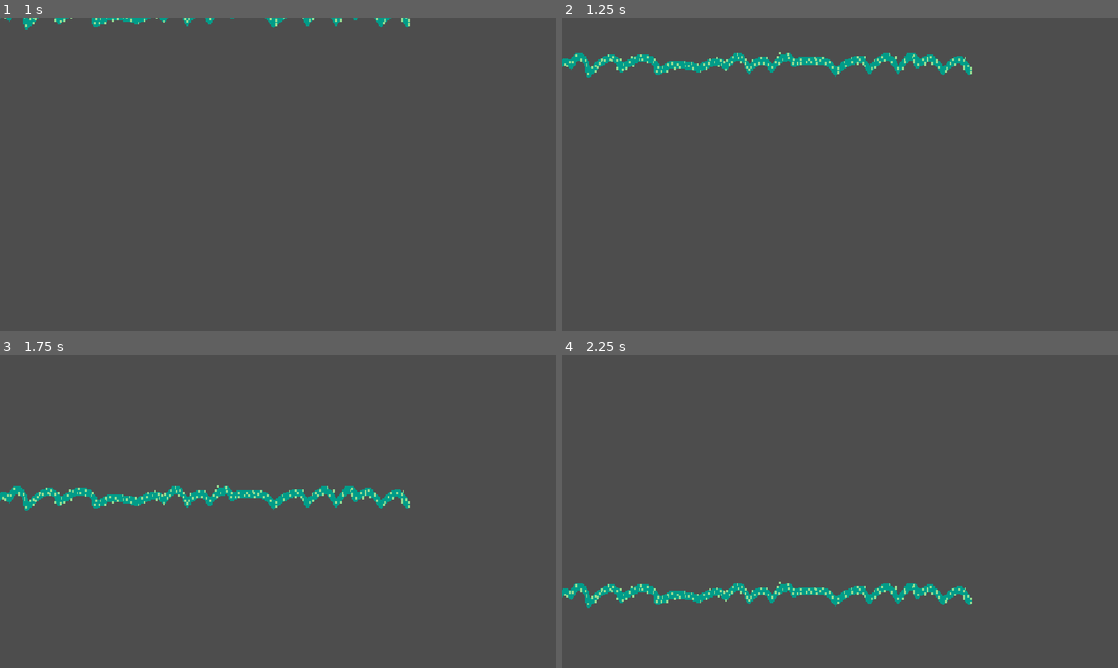
Above: before the commit, frames 1-4 (two rows, left to right).
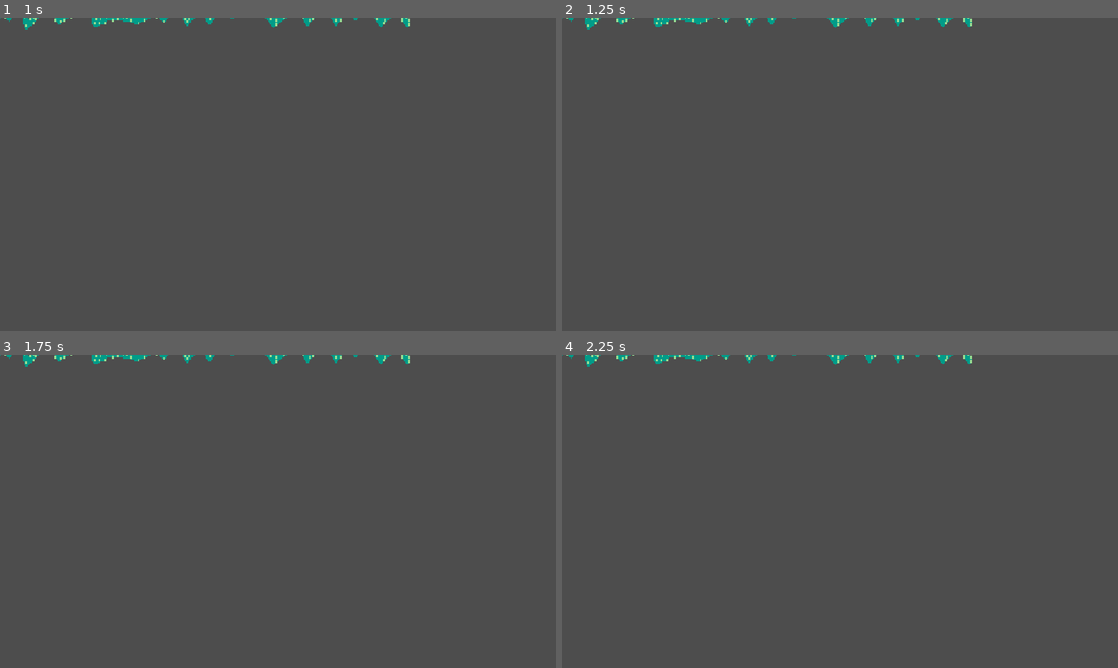
Above: after the commit, the same moments.

Repository: drawingdraco/Swing-around-the-Rosie
Game: Godot game, scene res://Scenes/Vinewabe.tscn
Two runs of this game, one before a commit and one after it. Both use one fixed random seed, a clock stepped at 60 frames per second and the inputs below. This scene is started directly instead of the project's main scene.
Inputs (mouse positions are in pixels of both pictures, inside the frame that each line leads up to):
- Up to frame 1 (1 s): tap Enter at 0.5 s; move the mouse to (400, 158) at 0.52 s; hold Right (move_right) from 0.53 s (still down); tap Space (dodge) at 0.6 s; click (400, 158) at 0.67 s
- Up to frame 2 (1.25 s): keep holding Right (move_right)
- Up to frame 3 (1.75 s): move the mouse to (166, 527) at 1.27 s; release Right (move_right) at 1.28 s; hold S (move_down) from 1.28 s (still down); click (166, 527) at 1.35 s
- Up to frame 4 (2.25 s): move the mouse to (895, 442) at 2.02 s; release S (move_down) at 2.03 s; hold Right (move_right) from 2.03 s (still down); tap Space (dodge) at 2.1 s

Frame 1 is identical in both runs. In frame 2, 2.7% of the frame differs, in the area x 0-74%, y 0-20%; in frame 3, 2.8%, in the area x 0-74%, y 0-50%; in frame 4, 2.7%.
Error after the commit: Invalid assignment of property or key 'visible' with value of type 'bool' on a base object of type 'null instance'. (res://Scripts/vinewabe.gd:7)

Commit message:
v1.1
>homing seeds speed changed from 500 -> 400
>players hitbox is now a circle and smaller (should be able to move against plant better)
>scythe invincibility changed from .5 seconds to .75
>health given black outline for better visibility
>created a warning popup for vine wave

Diff:
--- a/Scenes/Garden.tscn
+++ b/Scenes/Garden.tscn
@@ -10,6 +10,7 @@
 [ext_resource type="Texture2D" uid="uid://cuh35xpmiik3v" path="res://bar.svg" id="7_0205m"]
 [ext_resource type="Texture2D" uid="uid://0qbo60qnpkdc" path="res://healthbar.svg" id="9_ytob4"]
 [ext_resource type="Script" uid="uid://4gafh123w1f8" path="res://Scenes/rich_text_label.gd" id="10_ytob4"]
+[ext_resource type="Texture2D" uid="uid://c8pljj0hvitly" path="res://warning.svg" id="11_ve2dw"]
 
 [node name="Garden" type="Node" unique_id=629953605]
 
@@ -66,6 +67,15 @@
 offset_top = -323.0
 offset_right = -146.0
 offset_bottom = -234.0
+theme_override_colors/font_outline_color = Color(0, 0, 0, 1)
+theme_override_constants/shadow_outline_size = 1
+theme_override_constants/outline_size = 31
 theme_override_font_sizes/normal_font_size = 57
 text = "health :"
 script = ExtResource("10_ytob4")
+
+[node name="Warning" type="Sprite2D" parent="Camera2D" unique_id=21762361]
+visible = false
+position = Vector2(140, -264)
+scale = Vector2(2.3999999, 2.4)
+texture = ExtResource("11_ve2dw")
--- a/Scenes/Player.tscn
+++ b/Scenes/Player.tscn
@@ -17,14 +17,12 @@
 "speed": 5.0
 }]
 
-[sub_resource type="RectangleShape2D" id="RectangleShape2D_lett3"]
-size = Vector2(22, 39)
+[sub_resource type="CircleShape2D" id="CircleShape2D_16vyi"]
 
 [sub_resource type="RectangleShape2D" id="RectangleShape2D_4ocjq"]
 size = Vector2(29.25, 588.3462)
 
-[sub_resource type="RectangleShape2D" id="RectangleShape2D_gtvoi"]
-size = Vector2(29, 45)
+[sub_resource type="CircleShape2D" id="CircleShape2D_bnmk7"]
 
 [node name="Player" type="CharacterBody2D" unique_id=1811052657]
 script = ExtResource("1_kyqiw")
@@ -35,15 +33,15 @@
 sprite_frames = SubResource("SpriteFrames_4ocjq")
 
 [node name="CollisionShape2D" type="CollisionShape2D" parent="." unique_id=1657703935]
-position = Vector2(0, 0.5)
-shape = SubResource("RectangleShape2D_lett3")
+position = Vector2(0, 13)
+shape = SubResource("CircleShape2D_16vyi")
 
 [node name="rotation point" type="Node2D" parent="." unique_id=682767236]
 scale = Vector2(1, 0.15234375)
 script = ExtResource("3_gntrk")
 
 [node name="Invincibility" type="Timer" parent="rotation point" unique_id=1860079762]
-wait_time = 0.5
+wait_time = 0.75
 one_shot = true
 
 [node name="Timer" type="Timer" parent="rotation point" unique_id=1199623820]
@@ -77,8 +75,8 @@
 monitorable = false
 
 [node name="CollisionShape2D" type="CollisionShape2D" parent="Area2D" unique_id=1201093142]
-position = Vector2(-0.5, 0.5)
-shape = SubResource("RectangleShape2D_gtvoi")
+position = Vector2(0, 13)
+shape = SubResource("CircleShape2D_bnmk7")
 
 [node name="Hit" type="Timer" parent="." unique_id=1191523020]
 
--- a/Scenes/boss.tscn
+++ b/Scenes/boss.tscn
@@ -28,7 +28,7 @@
 size = Vector2(98.7, 81.90001)
 
 [sub_resource type="CircleShape2D" id="CircleShape2D_lett3"]
-radius = 38.053513
+radius = 31.3
 
 [sub_resource type="Curve2D" id="Curve2D_wwfse"]
 _data = {
--- a/Scripts/HomingSeed.gd
+++ b/Scripts/HomingSeed.gd
@@ -1,6 +1,6 @@
 extends CharacterBody2D
 
-var speed : int = 500
+var speed : int = 400
 var direction : Vector2
 var shot = false
 @onready var main = get_node("/root/Garden")
--- a/Scripts/vinewabe.gd
+++ b/Scripts/vinewabe.gd
@@ -1,9 +1,10 @@
 extends CharacterBody2D
 
 var move = false
+@onready var warning = get_node("/root/Garden/Camera2D/Warning")
 # Called when the node enters the scene tree for the first time.
 func _ready() -> void:
-	pass # Replace with function body.
+	warning.visible = true
 
 
 # Called every frame. 'delta' is the elapsed time since the previous frame.
@@ -19,5 +20,6 @@
 
 
 func _on_timer_2_timeout() -> void:
+	warning.visible = false
 	move = true
 	$Timer.start()
--- /dev/null
+++ b/warning.svg
@@ -0,0 +1,249 @@
+<?xml version="1.0" encoding="UTF-8" ?>
+<svg version="1.1" width="364" height="50" xmlns="http://www.w3.org/2000/svg" shape-rendering="crispEdges">
+<rect x="28" y="5" width="7" height="20" fill="#2D282E" />
+<rect x="193" y="5" width="7" height="20" fill="#2D282E" />
+<rect x="27" y="6" width="1" height="10" fill="#2D282E" />
+<rect x="35" y="6" width="1" height="10" fill="#2D282E" />
+<rect x="106" y="6" width="3" height="34" fill="#2D282E" />
+<rect x="192" y="6" width="1" height="10" fill="#2D282E" />
+<rect x="200" y="6" width="1" height="10" fill="#2D282E" />
+<rect x="271" y="6" width="3" height="34" fill="#2D282E" />
+<rect x="338" y="6" width="7" height="20" fill="#2D282E" />
+<rect x="26" y="7" width="1" height="11" fill="#2D282E" />
+<rect x="36" y="7" width="1" height="11" fill="#2D282E" />
+<rect x="105" y="7" width="1" height="32" fill="#2D282E" />
+<rect x="109" y="7" width="1" height="34" fill="#2D282E" />
+<rect x="191" y="7" width="1" height="11" fill="#2D282E" />
+<rect x="201" y="7" width="1" height="11" fill="#2D282E" />
+<rect x="270" y="7" width="1" height="32" fill="#2D282E" />
+<rect x="274" y="7" width="1" height="34" fill="#2D282E" />
+<rect x="337" y="7" width="1" height="10" fill="#2D282E" />
+<rect x="345" y="7" width="1" height="10" fill="#2D282E" />
+<rect x="104" y="8" width="1" height="30" fill="#2D282E" />
+<rect x="110" y="8" width="1" height="32" fill="#2D282E" />
+<rect x="269" y="8" width="1" height="30" fill="#2D282E" />
+<rect x="275" y="8" width="1" height="32" fill="#2D282E" />
+<rect x="336" y="8" width="1" height="11" fill="#2D282E" />
+<rect x="346" y="8" width="1" height="11" fill="#2D282E" />
+<rect x="25" y="9" width="1" height="10" fill="#2D282E" />
+<rect x="37" y="9" width="1" height="11" fill="#2D282E" />
+<rect x="190" y="9" width="1" height="10" fill="#2D282E" />
+<rect x="202" y="9" width="1" height="11" fill="#2D282E" />
+<rect x="335" y="10" width="1" height="10" fill="#2D282E" />
+<rect x="347" y="10" width="1" height="11" fill="#2D282E" />
+<rect x="24" y="11" width="1" height="10" fill="#2D282E" />
+<rect x="38" y="11" width="1" height="10" fill="#2D282E" />
+<rect x="189" y="11" width="1" height="10" fill="#2D282E" />
+<rect x="203" y="11" width="1" height="10" fill="#2D282E" />
+<rect x="334" y="12" width="1" height="10" fill="#2D282E" />
+<rect x="348" y="12" width="1" height="10" fill="#2D282E" />
+<rect x="23" y="13" width="1" height="10" fill="#2D282E" />
+<rect x="39" y="13" width="1" height="10" fill="#2D282E" />
+<rect x="188" y="13" width="1" height="10" fill="#2D282E" />
+<rect x="204" y="13" width="1" height="10" fill="#2D282E" />
+<rect x="333" y="14" width="1" height="10" fill="#2D282E" />
+<rect x="349" y="14" width="1" height="10" fill="#2D282E" />
+<rect x="22" y="15" width="1" height="9" fill="#2D282E" />
+<rect x="40" y="15" width="1" height="9" fill="#2D282E" />
+<rect x="187" y="15" width="1" height="9" fill="#2D282E" />
+<rect x="205" y="15" width="1" height="9" fill="#2D282E" />
+<rect x="27" y="16" width="1" height="18" fill="#DBD991" />
+<rect x="35" y="16" width="1" height="18" fill="#DBD991" />
+<rect x="192" y="16" width="1" height="18" fill="#DBD991" />
+<rect x="200" y="16" width="1" height="18" fill="#DBD991" />
+<rect x="332" y="16" width="1" height="9" fill="#2D282E" />
+<rect x="350" y="16" width="1" height="9" fill="#2D282E" />
+<rect x="21" y="17" width="1" height="9" fill="#2D282E" />
+<rect x="41" y="17" width="1" height="9" fill="#2D282E" />
+<rect x="186" y="17" width="1" height="9" fill="#2D282E" />
+<rect x="206" y="17" width="1" height="9" fill="#2D282E" />
+<rect x="337" y="17" width="1" height="18" fill="#DBD991" />
+<rect x="345" y="17" width="1" height="18" fill="#DBD991" />
+<rect x="26" y="18" width="1" height="16" fill="#DBD991" />
+<rect x="36" y="18" width="1" height="16" fill="#DBD991" />
+<rect x="191" y="18" width="1" height="16" fill="#DBD991" />
+<rect x="201" y="18" width="1" height="16" fill="#DBD991" />
+<rect x="331" y="18" width="1" height="9" fill="#2D282E" />
+<rect x="351" y="18" width="1" height="9" fill="#2D282E" />
+<rect x="20" y="19" width="1" height="20" fill="#2D282E" />
+<rect x="25" y="19" width="1" height="15" fill="#DBD991" />
+<rect x="42" y="19" width="1" height="9" fill="#2D282E" />
+<rect x="185" y="19" width="1" height="20" fill="#2D282E" />
+<rect x="190" y="19" width="1" height="15" fill="#DBD991" />
+<rect x="207" y="19" width="1" height="9" fill="#2D282E" />
+<rect x="336" y="19" width="1" height="16" fill="#DBD991" />
+<rect x="346" y="19" width="1" height="16" fill="#DBD991" />
+<rect x="37" y="20" width="1" height="14" fill="#DBD991" />
+<rect x="202" y="20" width="1" height="14" fill="#DBD991" />
+<rect x="330" y="20" width="1" height="20" fill="#2D282E" />
+<rect x="335" y="20" width="1" height="15" fill="#DBD991" />
+<rect x="352" y="20" width="1" height="9" fill="#2D282E" />
+<rect x="19" y="21" width="1" height="18" fill="#2D282E" />
+<rect x="24" y="21" width="1" height="13" fill="#DBD991" />
+<rect x="38" y="21" width="1" height="13" fill="#DBD991" />
+<rect x="43" y="21" width="1" height="18" fill="#2D282E" />
+<rect x="117" y="21" width="3" height="8" fill="#2D282E" />
+<rect x="184" y="21" width="1" height="18" fill="#2D282E" />
+<rect x="189" y="21" width="1" height="13" fill="#DBD991" />
+<rect x="203" y="21" width="1" height="13" fill="#DBD991" />
+<rect x="208" y="21" width="1" height="18" fill="#2D282E" />
+<rect x="282" y="21" width="3" height="8" fill="#2D282E" />
+<rect x="347" y="21" width="1" height="14" fill="#DBD991" />
+<rect x="96" y="22" width="3" height="7" fill="#2D282E" />
+<rect x="116" y="22" width="1" height="11" fill="#2D282E" />
+<rect x="120" y="22" width="1" height="5" fill="#2D282E" />
+<rect x="261" y="22" width="3" height="7" fill="#2D282E" />
+<rect x="281" y="22" width="1" height="11" fill="#2D282E" />
+<rect x="285" y="22" width="1" height="5" fill="#2D282E" />
+<rect x="329" y="22" width="1" height="18" fill="#2D282E" />
+<rect x="334" y="22" width="1" height="13" fill="#DBD991" />
+<rect x="348" y="22" width="1" height="13" fill="#DBD991" />
+<rect x="353" y="22" width="1" height="18" fill="#2D282E" />
+<rect x="18" y="23" width="1" height="16" fill="#2D282E" />
+<rect x="23" y="23" width="1" height="11" fill="#DBD991" />
+<rect x="39" y="23" width="1" height="11" fill="#DBD991" />
+<rect x="44" y="23" width="1" height="16" fill="#2D282E" />
+<rect x="95" y="23" width="1" height="5" fill="#2D282E" />
+<rect x="99" y="23" width="1" height="10" fill="#2D282E" />
+<rect x="115" y="23" width="1" height="11" fill="#2D282E" />
+<rect x="121" y="23" width="1" height="3" fill="#2D282E" />
+<rect x="183" y="23" width="1" height="16" fill="#2D282E" />
+<rect x="188" y="23" width="1" height="11" fill="#DBD991" />
+<rect x="204" y="23" width="1" height="11" fill="#DBD991" />
+<rect x="209" y="23" width="1" height="16" fill="#2D282E" />
+<rect x="260" y="23" width="1" height="5" fill="#2D282E" />
+<rect x="264" y="23" width="1" height="10" fill="#2D282E" />
+<rect x="280" y="23" width="1" height="11" fill="#2D282E" />
+<rect x="286" y="23" width="1" height="3" fill="#2D282E" />
+<rect x="22" y="24" width="1" height="9" fill="#DBD991" />
+<rect x="40" y="24" width="1" height="10" fill="#DBD991" />
+<rect x="94" y="24" width="1" height="3" fill="#2D282E" />
+<rect x="100" y="24" width="1" height="10" fill="#2D282E" />
+<rect x="114" y="24" width="1" height="11" fill="#2D282E" />
+<rect x="187" y="24" width="1" height="9" fill="#DBD991" />
+<rect x="205" y="24" width="1" height="10" fill="#DBD991" />
+<rect x="259" y="24" width="1" height="3" fill="#2D282E" />
+<rect x="265" y="24" width="1" height="10" fill="#2D282E" />
+<rect x="279" y="24" width="1" height="11" fill="#2D282E" />
+<rect x="328" y="24" width="1" height="16" fill="#2D282E" />
+<rect x="333" y="24" width="1" height="11" fill="#DBD991" />
+<rect x="349" y="24" width="1" height="11" fill="#DBD991" />
+<rect x="354" y="24" width="1" height="16" fill="#2D282E" />
+<rect x="17" y="25" width="1" height="14" fill="#2D282E" />
+<rect x="28" y="25" width="1" height="6" fill="#DBD991" />
+<rect x="29" y="25" width="5" height="1" fill="#2D282E" />
+<rect x="34" y="25" width="1" height="6" fill="#DBD991" />
+<rect x="45" y="25" width="1" height="14" fill="#2D282E" />
+<rect x="101" y="25" width="1" height="10" fill="#2D282E" />
+<rect x="113" y="25" width="1" height="12" fill="#2D282E" />
+<rect x="182" y="25" width="1" height="14" fill="#2D282E" />
+<rect x="193" y="25" width="1" height="6" fill="#DBD991" />
+<rect x="194" y="25" width="5" height="1" fill="#2D282E" />
+<rect x="199" y="25" width="1" height="6" fill="#DBD991" />
+<rect x="210" y="25" width="1" height="14" fill="#2D282E" />
+<rect x="266" y="25" width="1" height="10" fill="#2D282E" />
+<rect x="278" y="25" width="1" height="12" fill="#2D282E" />
+<rect x="332" y="25" width="1" height="9" fill="#DBD991" />
+<rect x="350" y="25" width="1" height="10" fill="#DBD991" />
+<rect x="21" y="26" width="1" height="6" fill="#DBD991" />
+<rect x="29" y="26" width="1" height="4" fill="#DBD991" />
+<rect x="30" y="26" width="3" height="1" fill="#2D282E" />
+<rect x="33" y="26" width="1" height="4" fill="#DBD991" />
+<rect x="41" y="26" width="1" height="7" fill="#DBD991" />
+<rect x="102" y="26" width="1" height="10" fill="#2D282E" />
+<rect x="186" y="26" width="1" height="6" fill="#DBD991" />
+<rect x="194" y="26" width="1" height="4" fill="#DBD991" />
+<rect x="195" y="26" width="3" height="1" fill="#2D282E" />
+<rect x="198" y="26" width="1" height="4" fill="#DBD991" />
+<rect x="206" y="26" width="1" height="7" fill="#DBD991" />
+<rect x="267" y="26" width="1" height="10" fill="#2D282E" />
+<rect x="327" y="26" width="1" height="14" fill="#2D282E" />
+<rect x="338" y="26" width="1" height="6" fill="#DBD991" />
+<rect x="339" y="26" width="5" height="1" fill="#2D282E" />
+<rect x="344" y="26" width="1" height="6" fill="#DBD991" />
+<rect x="355" y="26" width="1" height="14" fill="#2D282E" />
+<rect x="16" y="27" width="1" height="12" fill="#2D282E" />
+<rect x="30" y="27" width="3" height="2" fill="#DBD991" />
+<rect x="46" y="27" width="1" height="12" fill="#2D282E" />
+<rect x="103" y="27" width="1" height="10" fill="#2D282E" />
+<rect x="112" y="27" width="1" height="11" fill="#2D282E" />
+<rect x="181" y="27" width="1" height="12" fill="#2D282E" />
+<rect x="195" y="27" width="3" height="2" fill="#DBD991" />
+<rect x="211" y="27" width="1" height="12" fill="#2D282E" />
+<rect x="268" y="27" width="1" height="10" fill="#2D282E" />
+<rect x="277" y="27" width="1" height="11" fill="#2D282E" />
+<rect x="331" y="27" width="1" height="6" fill="#DBD991" />
+<rect x="339" y="27" width="1" height="4" fill="#DBD991" />
+<rect x="340" y="27" width="3" height="1" fill="#2D282E" />
+<rect x="343" y="27" width="1" height="4" fill="#DBD991" />
+<rect x="351" y="27" width="1" height="7" fill="#DBD991" />
+<rect x="42" y="28" width="1" height="4" fill="#DBD991" />
+<rect x="111" y="28" width="1" height="11" fill="#2D282E" />
+<rect x="207" y="28" width="1" height="4" fill="#DBD991" />
+<rect x="276" y="28" width="1" height="11" fill="#2D282E" />
+<rect x="326" y="28" width="1" height="12" fill="#2D282E" />
+<rect x="340" y="28" width="3" height="2" fill="#DBD991" />
+<rect x="356" y="28" width="1" height="12" fill="#2D282E" />
+<rect x="15" y="29" width="1" height="10" fill="#2D282E" />
+<rect x="30" y="29" width="3" height="10" fill="#2D282E" />
+<rect x="47" y="29" width="1" height="10" fill="#2D282E" />
+<rect x="97" y="29" width="2" height="1" fill="#2D282E" />
+<rect x="117" y="29" width="2" height="1" fill="#2D282E" />
+<rect x="180" y="29" width="1" height="10" fill="#2D282E" />
+<rect x="195" y="29" width="3" height="10" fill="#2D282E" />
+<rect x="212" y="29" width="1" height="10" fill="#2D282E" />
+<rect x="262" y="29" width="2" height="1" fill="#2D282E" />
+<rect x="282" y="29" width="2" height="1" fill="#2D282E" />
+<rect x="352" y="29" width="1" height="4" fill="#DBD991" />
+<rect x="29" y="30" width="1" height="9" fill="#2D282E" />
+<rect x="33" y="30" width="1" height="9" fill="#2D282E" />
+<rect x="98" y="30" width="1" height="1" fill="#2D282E" />
+<rect x="117" y="30" width="1" height="1" fill="#2D282E" />
+<rect x="194" y="30" width="1" height="9" fill="#2D282E" />
+<rect x="198" y="30" width="1" height="9" fill="#2D282E" />
+<rect x="263" y="30" width="1" height="1" fill="#2D282E" />
+<rect x="282" y="30" width="1" height="1" fill="#2D282E" />
+<rect x="325" y="30" width="1" height="10" fill="#2D282E" />
+<rect x="340" y="30" width="3" height="10" fill="#2D282E" />
+<rect x="357" y="30" width="1" height="10" fill="#2D282E" />
+<rect x="14" y="31" width="1" height="7" fill="#2D282E" />
+<rect x="28" y="31" width="1" height="8" fill="#2D282E" />
+<rect x="34" y="31" width="1" height="8" fill="#2D282E" />
+<rect x="48" y="31" width="1" height="7" fill="#2D282E" />
+<rect x="179" y="31" width="1" height="7" fill="#2D282E" />
+<rect x="193" y="31" width="1" height="8" fill="#2D282E" />
+<rect x="199" y="31" width="1" height="8" fill="#2D282E" />
+<rect x="213" y="31" width="1" height="7" fill="#2D282E" />
+<rect x="339" y="31" width="1" height="9" fill="#2D282E" />
+<rect x="343" y="31" width="1" height="9" fill="#2D282E" />
+<rect x="21" y="32" width="1" height="7" fill="#2D282E" />
+<rect x="42" y="32" width="1" height="7" fill="#2D282E" />
+<rect x="186" y="32" width="1" height="7" fill="#2D282E" />
+<rect x="207" y="32" width="1" height="7" fill="#2D282E" />
+<rect x="324" y="32" width="1" height="7" fill="#2D282E" />
+<rect x="338" y="32" width="1" height="8" fill="#2D282E" />
+<rect x="344" y="32" width="1" height="8" fill="#2D282E" />
+<rect x="358" y="32" width="1" height="7" fill="#2D282E" />
+<rect x="13" y="33" width="1" height="4" fill="#2D282E" />
+<rect x="22" y="33" width="1" height="6" fill="#2D282E" />
+<rect x="41" y="33" width="1" height="6" fill="#2D282E" />
+<rect x="49" y="33" width="1" height="4" fill="#2D282E" />
+<rect x="178" y="33" width="1" height="4" fill="#2D282E" />
+<rect x="187" y="33" width="1" height="6" fill="#2D282E" />
+<rect x="206" y="33" width="1" height="6" fill="#2D282E" />
+<rect x="214" y="33" width="1" height="4" fill="#2D282E" />
+<rect x="331" y="33" width="1" height="7" fill="#2D282E" />
+<rect x="352" y="33" width="1" height="7" fill="#2D282E" />
+<rect x="23" y="34" width="5" height="5" fill="#2D282E" />
+<rect x="35" y="34" width="6" height="5" fill="#2D282E" />
+<rect x="188" y="34" width="5" height="5" fill="#2D282E" />
+<rect x="200" y="34" width="6" height="5" fill="#2D282E" />
+<rect x="323" y="34" width="1" height="4" fill="#2D282E" />
+<rect x="332" y="34" width="1" height="6" fill="#2D282E" />
+<rect x="351" y="34" width="1" height="6" fill="#2D282E" />
+<rect x="359" y="34" width="1" height="4" fill="#2D282E" />
+<rect x="333" y="35" width="5" height="5" fill="#2D282E" />
+<rect x="345" y="35" width="6" height="5" fill="#2D282E" />
+<rect x="107" y="40" width="2" height="1" fill="#2D282E" />
+<rect x="272" y="40" width="2" height="1" fill="#2D282E" />
+</svg>
Not shown, added: warning.svg.import
